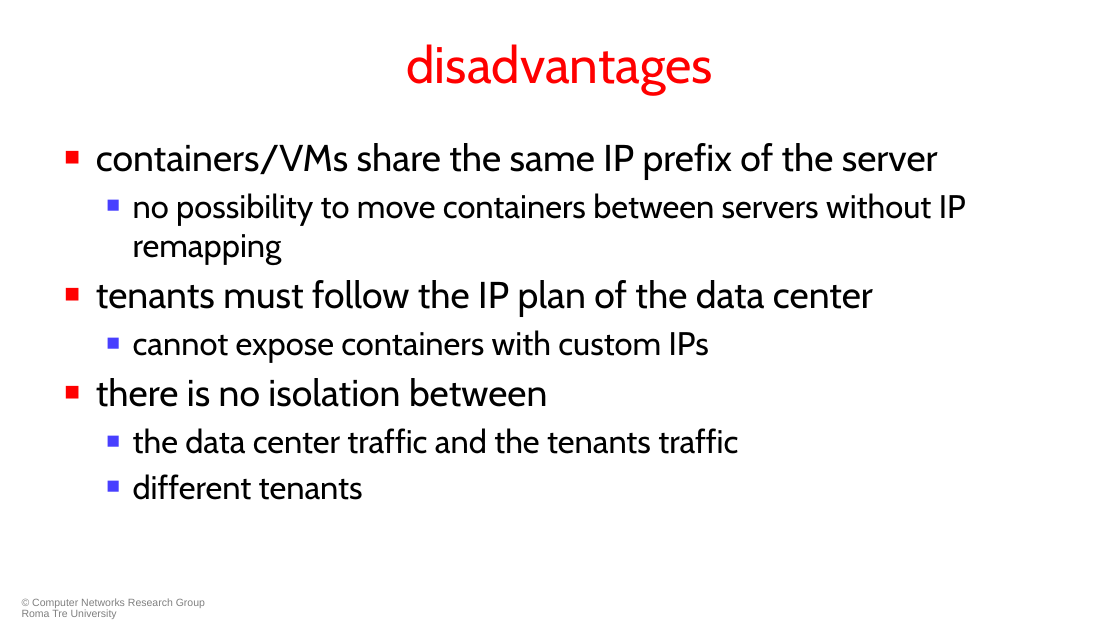
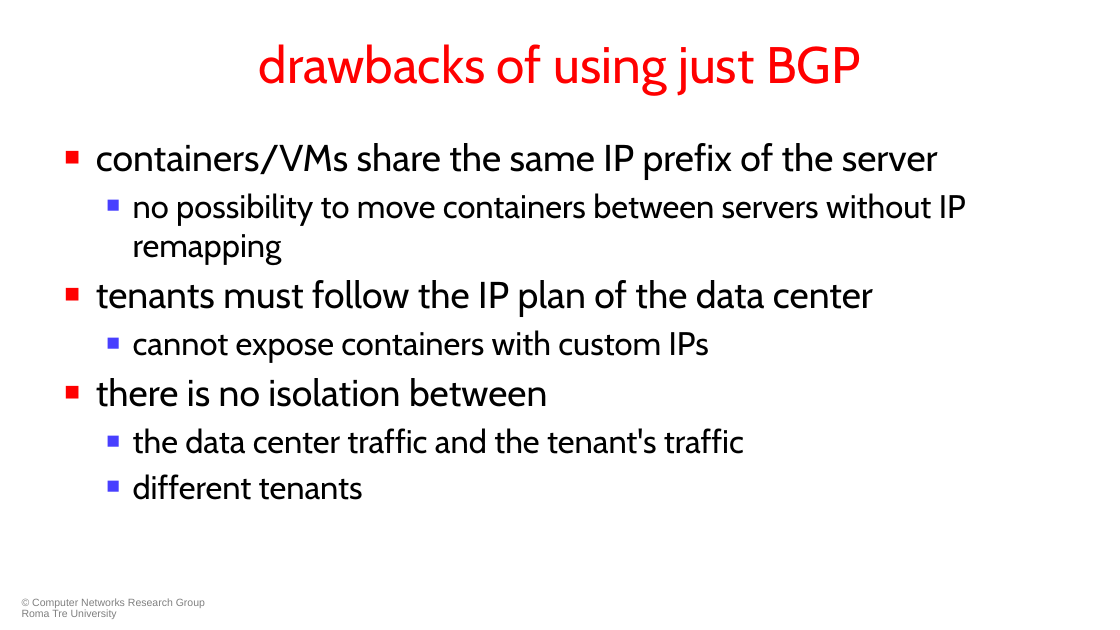
Before and after one commit to KatharaFramework/Kathara-Labs, a slide deck: slide 4 of main-labs/data-center-routing/data-center-vxlan/052-kathara-data_center_vxlan.pptx (slide 3 before the commit). Drawn at 1120x630 pixels with LibreOffice and Linux fonts; fonts in the diff are those of the drawing; background and template pictures are left out. Boxes give left, top, right and bottom in pixels: in the first picture for what was removed or moved away, otherwise in the second. Text is boxed around its words. In the diff, an @@ line names an element or a change of style, - is before the commit and + after.

```diff
--- a/main-labs/data-center-routing/data-center-vxlan/052-kathara-data_center_vxlan.pptx
+++ b/main-labs/data-center-routing/data-center-vxlan/052-kathara-data_center_vxlan.pptx
@@ title at <box>259,44,860,94</box>: text changed @@
-disadvantages
+drawbacks of using just BGP
@@ text at <box>133,428,744,454</box>: text changed @@
-  ■ the data center traffic and the tenants traffic
+  ■ the data center traffic and the tenant's traffic
```
Also in this commit, not shown: 3 other slides changed, 1 slide added, 1 other file.
